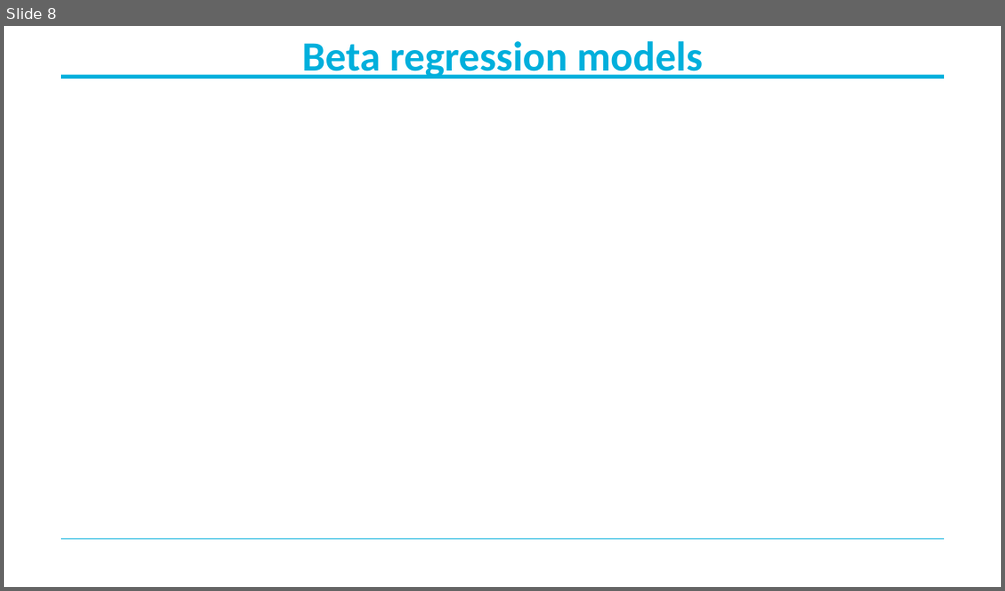
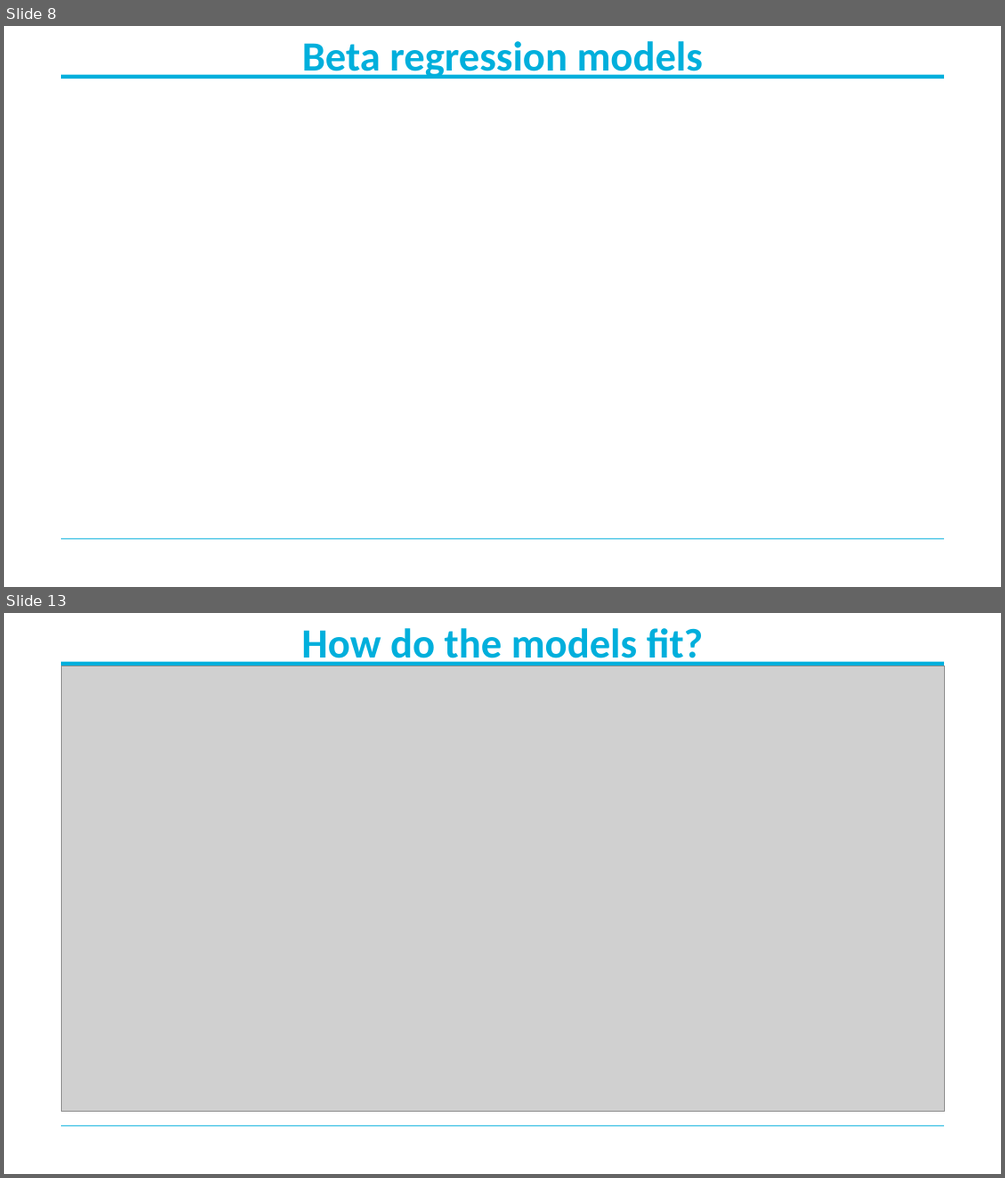
Before and after one commit to MichaelBelias/My-Complete-Book-In-R, a slide deck: Beta Regression/Beta-regression.pptx. Shown one above the other, each under a label of ours: slide 8 before the commit, slides 8 and 13 after it; the slides between them are not shown. The pictures are 1005x591 and 1005x1178 pixels, drawn with LibreOffice and Linux fonts; fonts in the diff are those of the drawing; grey boxes stand for pictures; background and template pictures are left out. Boxes give left, top, right and bottom in pixels: in the first picture for what was removed or moved away, otherwise in the second. Text is boxed around its words. In the diff, an @@ line names an element or a change of style, - is before the commit and + after.

```diff
--- a/Beta Regression/Beta-regression.pptx
+++ b/Beta Regression/Beta-regression.pptx
@@ slide 13 added at (4,613,1001,1174), background #FFFFFF; not listed: 2 template elements that a slide beside it also shows @@
@@ title added at (301,628,704,668), 40 pt, text #00AFDC, bold @@
+How do the models fit?
@@ picture added at (61,666,944,1111) @@
```
Also in this commit, not shown: 2 slides changed, 6 other slides added, 1 slide removed, 2 other files.
